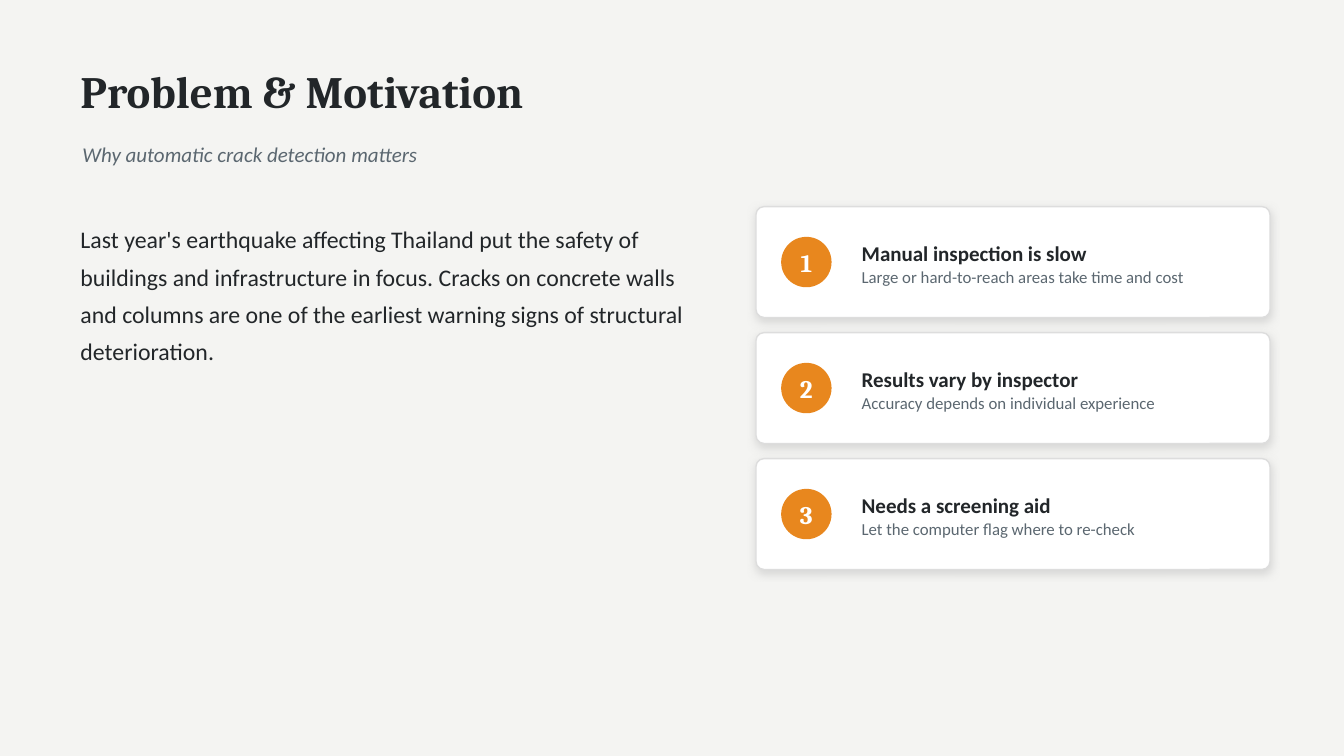
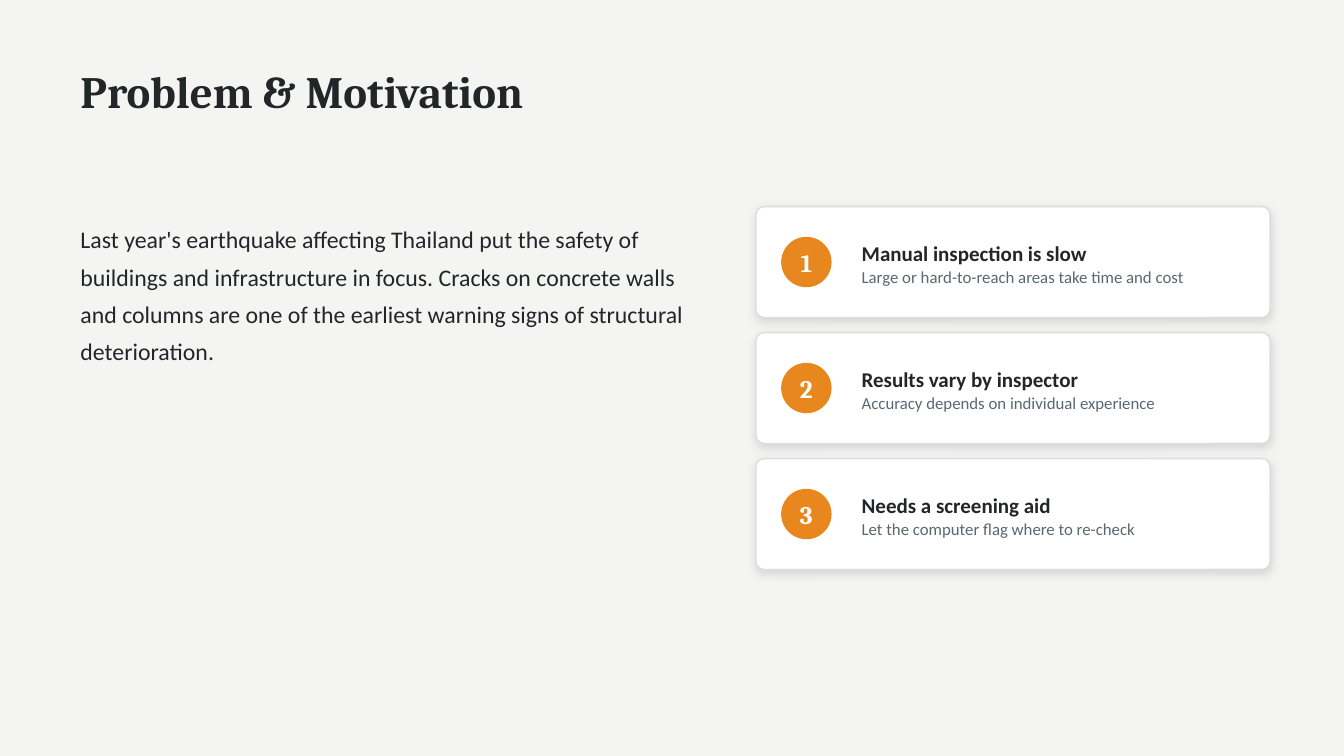
Before and after one commit to petanquex/miniproject-image-processing-concrete-crack-detection, a slide deck: slide 2 of docs/Concrete Crack Detection - Presentation (EN).pptx. Drawn at 1344x756 pixels with LibreOffice and Linux fonts; fonts in the diff are those of the drawing. Boxes give left, top, right and bottom in pixels: in the first picture for what was removed or moved away, otherwise in the second. Text is boxed around its words. In the diff, an @@ line names an element or a change of style, - is before the commit and + after.

```diff
--- a/docs/Concrete Crack Detection - Presentation (EN).pptx
+++ b/docs/Concrete Crack Detection - Presentation (EN).pptx
@@ text removed at <box>82,147,417,166</box> @@
-Why automatic crack detection matters
```
Also in this commit, not shown: 10 other slides changed, 1 slide added, 1 slide removed, 12 other files.
